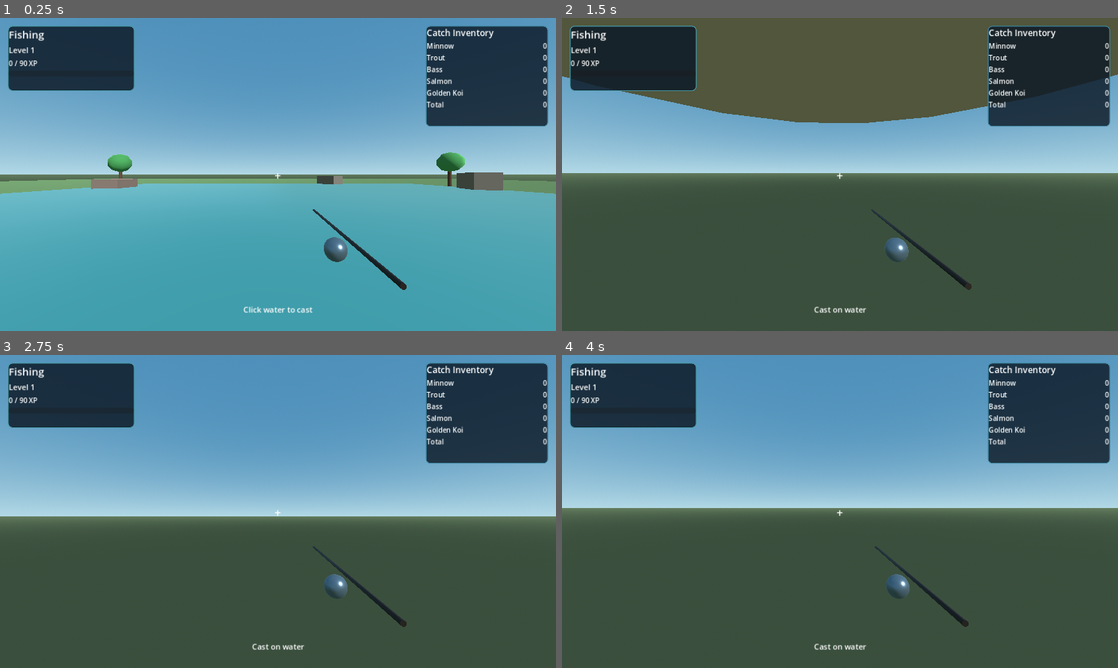
Above: before the commit, frames 1-4 (two rows, left to right).
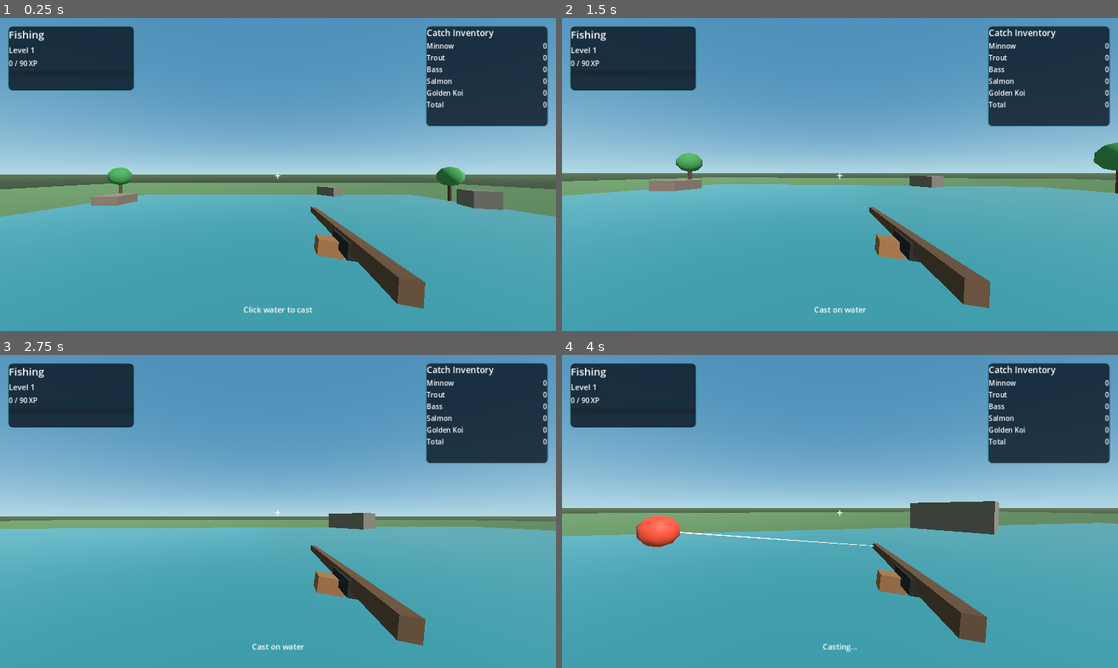
Above: after the commit, the same moments.

Repository: Churper/Skilling
Game: Godot game, scene res://scenes/main.tscn
The game is run twice, just before and just after one commit, with the same random seed, the same clock (stepped at 60 frames per second) and the same inputs.
Inputs (mouse positions are in pixels of both pictures, inside the frame that each line leads up to):
- Up to frame 1 (0.25 s): no input
- Up to frame 2 (1.5 s): tap Enter at 0.5 s; move the mouse to (867, 174) at 0.52 s; press the mouse at (867, 174) at 0.53 s; hold W (move_forward) from 0.53 s (still down); tap Space (jump) at 0.77 s; move the mouse to (812, 174) at 1.27 s; release the mouse at (812, 174) at 1.28 s; click (812, 174) at 1.35 s
- Up to frame 3 (2.75 s): keep holding W (move_forward); tap Space (jump) at 1.52 s; move the mouse to (289, 505) at 2.02 s; press the mouse at (289, 505) at 2.03 s
- Up to frame 4 (4 s): keep holding W (move_forward); move the mouse to (834, 517) at 2.77 s; release the mouse at (834, 517) at 2.78 s; click (834, 517) at 2.85 s; tap Space (jump) at 3.02, 3.77 s; move the mouse to (878, 514) at 3.52 s; press the mouse at (878, 514) at 3.53 s

The runs differ from the first frame. In frame 1, 9.4% of the frame differs, in the area x 0-100%, y 42-93%; in frame 2, 69%, in the area x 0-100%, y 0-100%; in frame 3, 47%; in frame 4, 49%.

Commit message:
Fix falling through ground and stylize fishing pole low-poly

Diff:
--- a/scenes/main.tscn
+++ b/scenes/main.tscn
@@ -13,6 +13,10 @@
 
 [sub_resource type="BoxShape3D" id="Shape_ground"]
 size = Vector3(120, 1, 120)
+
+[sub_resource type="CapsuleShape3D" id="Shape_player"]
+radius = 0.35
+height = 1.25
 
 [sub_resource type="ProceduralSkyMaterial" id="SkyMaterial_main"]
 sky_top_color = Color(0.0901961, 0.121569, 0.203922, 1)
@@ -29,24 +33,29 @@
 ambient_light_source = 2
 ambient_light_sky_contribution = 1.0
 
-[sub_resource type="CylinderMesh" id="Mesh_rod"]
-top_radius = 0.008
-bottom_radius = 0.012
-height = 1.8
+[sub_resource type="BoxMesh" id="Mesh_rod"]
+size = Vector3(0.06, 0.06, 1.9)
 
 [sub_resource type="StandardMaterial3D" id="Material_rod"]
-albedo_color = Color(0.141176, 0.102, 0.0745, 1)
-metallic = 0.25
-roughness = 0.55
+albedo_color = Color(0.372549, 0.266667, 0.176471, 1)
+metallic = 0.0
+roughness = 0.92
 
-[sub_resource type="SphereMesh" id="Mesh_reel"]
-radius = 0.06
-height = 0.12
+[sub_resource type="BoxMesh" id="Mesh_grip"]
+size = Vector3(0.09, 0.07, 0.28)
+
+[sub_resource type="StandardMaterial3D" id="Material_grip"]
+albedo_color = Color(0.14902, 0.129412, 0.117647, 1)
+metallic = 0.0
+roughness = 0.98
+
+[sub_resource type="BoxMesh" id="Mesh_reel"]
+size = Vector3(0.13, 0.08, 0.12)
 
 [sub_resource type="StandardMaterial3D" id="Material_reel"]
-albedo_color = Color(0.470588, 0.576471, 0.65098, 1)
-metallic = 0.75
-roughness = 0.28
+albedo_color = Color(0.6, 0.403922, 0.239216, 1)
+metallic = 0.0
+roughness = 0.9
 
 [node name="Main" type="Node3D"]
 script = ExtResource("3_bootstrap")
@@ -71,9 +80,14 @@
 
 [node name="Player" type="CharacterBody3D" parent="."]
 script = ExtResource("1_player")
-position = Vector3(0, 1.8, 8)
+position = Vector3(0, 2.2, 8)
+
+[node name="CollisionShape3D" type="CollisionShape3D" parent="Player"]
+position = Vector3(0, 0.95, 0)
+shape = SubResource("Shape_player")
 
 [node name="Head" type="Node3D" parent="Player"]
+position = Vector3(0, 1.35, 0)
 
 [node name="Camera3D" type="Camera3D" parent="Player/Head"]
 current = true
@@ -87,12 +101,16 @@
 rotation_degrees = Vector3(-5, -4, -8)
 
 [node name="Rod" type="MeshInstance3D" parent="Player/Head/Camera3D/FishingPole"]
-position = Vector3(0, 0, -0.64)
-rotation_degrees = Vector3(90, 0, 0)
+position = Vector3(0.0, 0.0, -0.66)
 mesh = SubResource("Mesh_rod")
 material_override = SubResource("Material_rod")
 
+[node name="Grip" type="MeshInstance3D" parent="Player/Head/Camera3D/FishingPole"]
+position = Vector3(0.0, -0.02, -0.18)
+mesh = SubResource("Mesh_grip")
+material_override = SubResource("Material_grip")
+
 [node name="Reel" type="MeshInstance3D" parent="Player/Head/Camera3D/FishingPole"]
-position = Vector3(-0.045, -0.07, -0.23)
+position = Vector3(-0.08, -0.06, -0.24)
 mesh = SubResource("Mesh_reel")
 material_override = SubResource("Material_reel")
Not shown: 1 places in scenes/main.tscn that only renumber resources
Not shown, changed: docs/index.html
Not shown, changed: docs/index.pck
